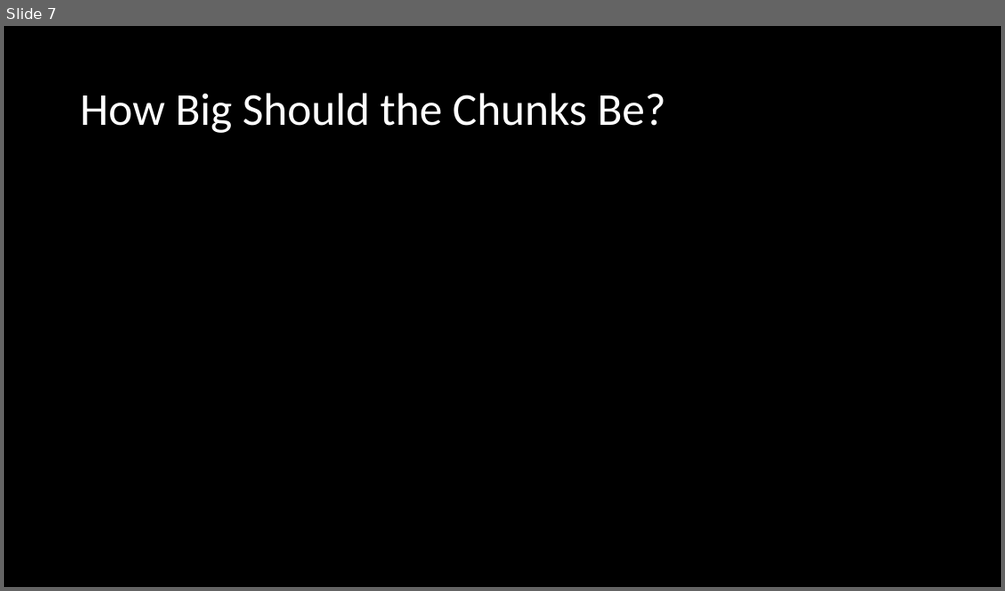
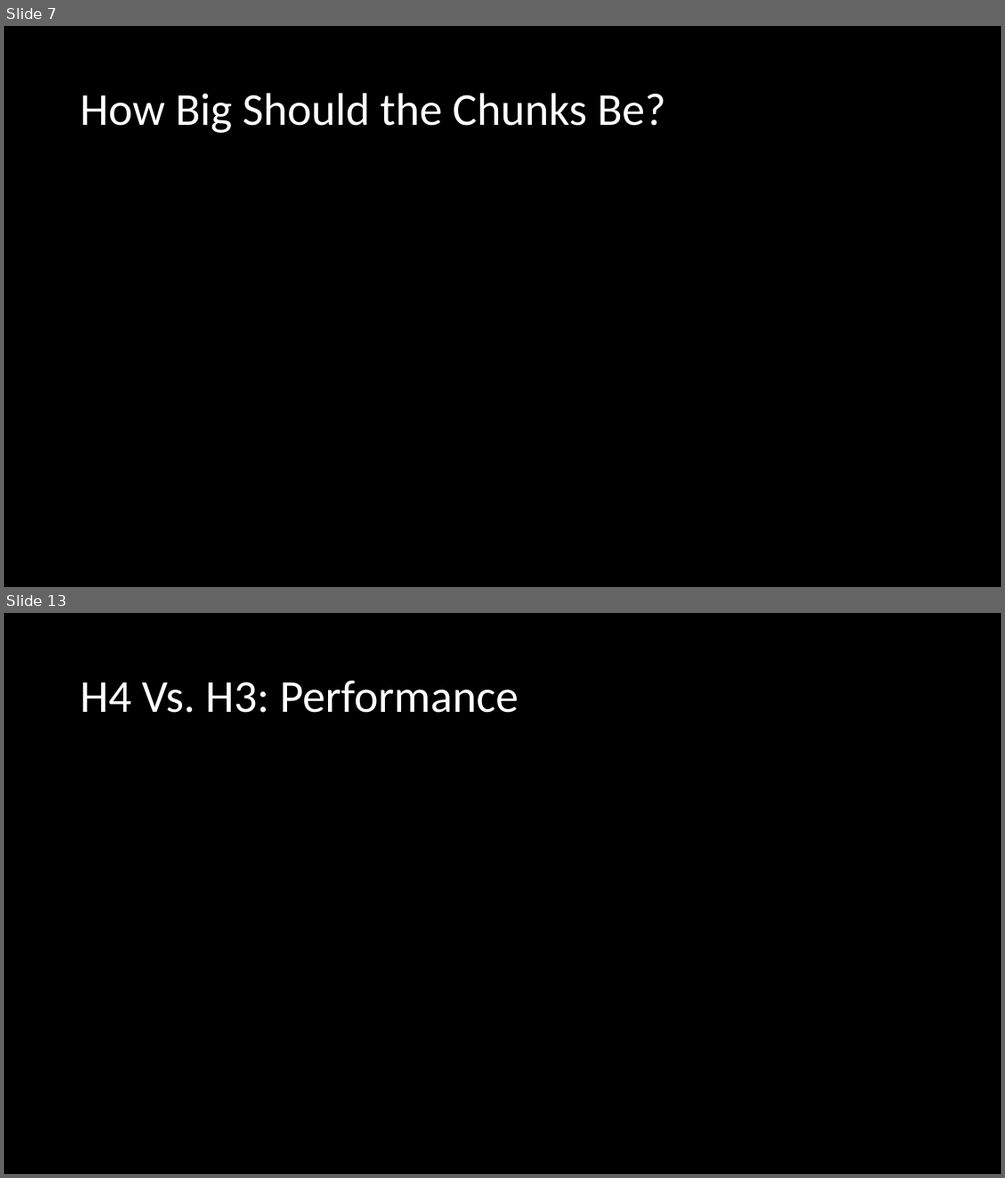
Before and after one commit to npcarter/data, a slide deck: Lab Meeting 5_25_17.pptx. Shown one above the other, each under a label of ours: slide 7 before the commit, slides 7 and 13 after it; the slides between them are not shown. The pictures are 1005x591 and 1005x1178 pixels, drawn with LibreOffice and Linux fonts; fonts in the diff are those of the drawing. Boxes give left, top, right and bottom in pixels: in the first picture for what was removed or moved away, otherwise in the second. Text is boxed around its words. In the diff, an @@ line names an element or a change of style, - is before the commit and + after.

```diff
--- a/Lab Meeting 5_25_17.pptx
+++ b/Lab Meeting 5_25_17.pptx
@@ slide 13 added at (4,613,1001,1174), background #000000 @@
@@ title added at (80,681,518,713), 44 pt, text #FFFFFF @@
+H4 Vs. H3: Performance
```
Also in this commit, not shown: 5 other slides added, 2 other files.
